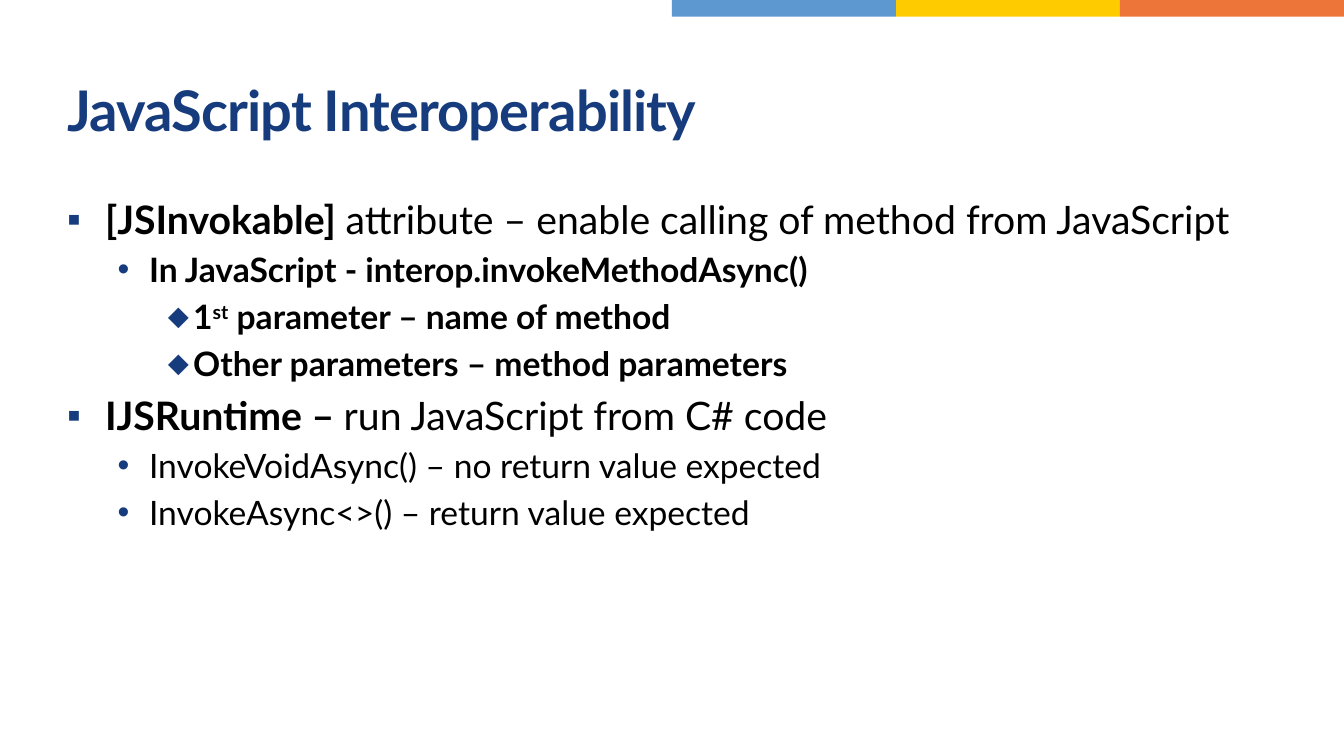
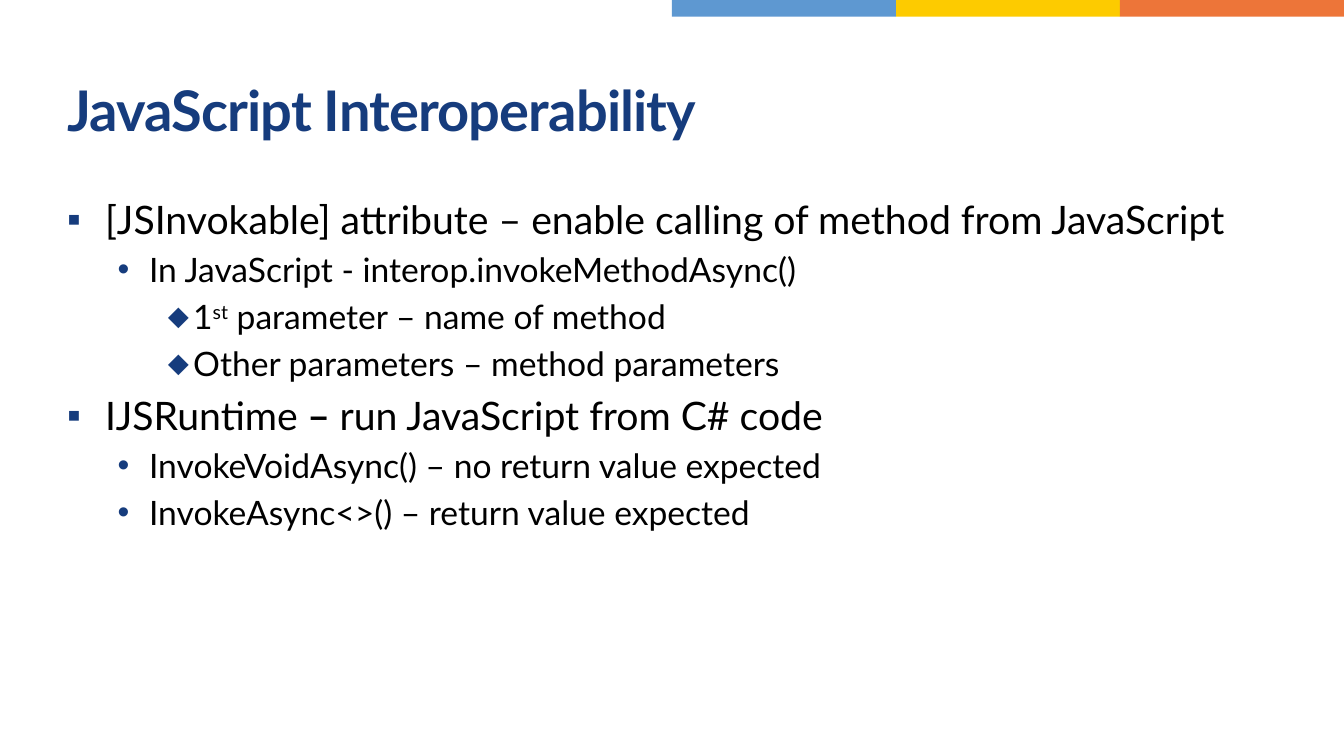
Before and after one commit to jasho/wug-blazor-pwa, a slide deck: slide 18 of WUG-Blazor-PWA.pptx. Drawn at 1344x756 pixels with LibreOffice and Linux fonts; fonts in the diff are those of the drawing. Boxes give left, top, right and bottom in pixels: in the first picture for what was removed or moved away, otherwise in the second. Text is boxed around its words. In the diff, an @@ line names an element or a change of style, - is before the commit and + after.

```diff
--- a/WUG-Blazor-PWA.pptx
+++ b/WUG-Blazor-PWA.pptx
@@ text at (105, 204, 1224, 437): bold off in "[JSInvokable]", "In JavaScript - interop.invokeMethodAsync()", "1st parameter – name of method", "Other parameters – method parameters" and 1 more places @@
```
Also in this commit, not shown: 1 other slide changed.
